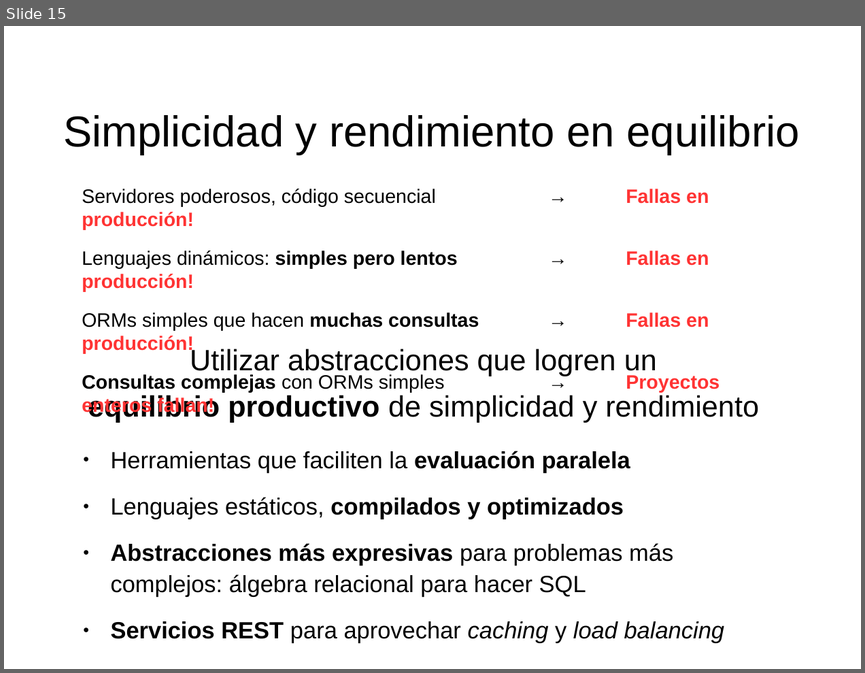
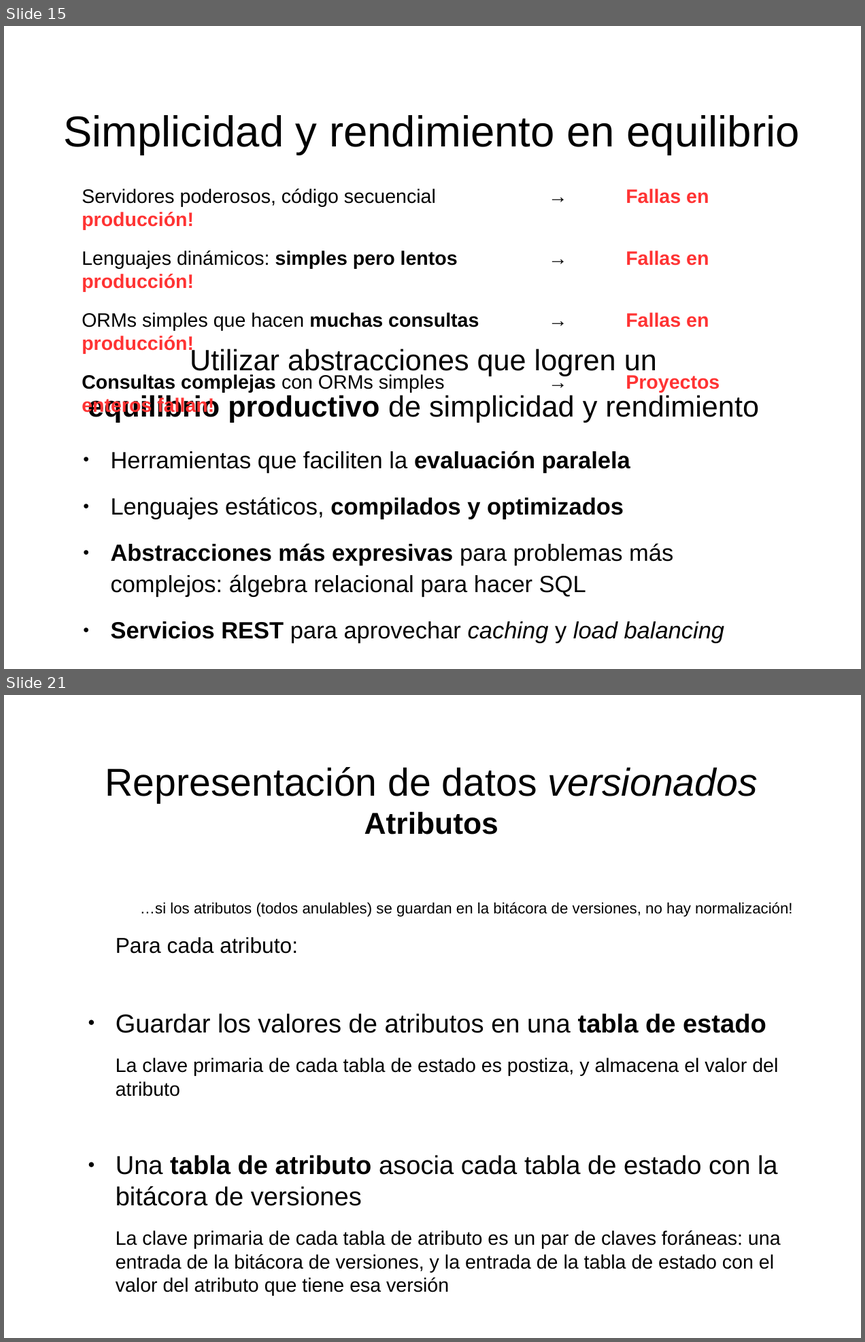
Before and after one commit to mgomezch/libro, a slide deck: láminas/láminas.odp. Shown one above the other, each under a label of ours: slide 15 before the commit, slides 15 and 21 after it; the slides between them are not shown. The pictures are 865x673 and 865x1342 pixels, drawn with LibreOffice and Linux fonts; fonts in the diff are those of the drawing. Boxes give left, top, right and bottom in pixels: in the first picture for what was removed or moved away, otherwise in the second. Text is boxed around its words. In the diff, an @@ line names an element or a change of style, - is before the commit and + after.

```diff
--- a/láminas/láminas.odp
+++ b/láminas/láminas.odp
@@ slide 21 added at [4, 695, 861, 1338], background #FFFFFF @@
@@ title added at [105, 767, 757, 834], 36 pt, text #000000 @@
+Representación de datos versionados
+Atributos
@@ text added at [116, 902, 792, 1295], 18 pt, text #000000 @@
+…si los atributos (todos anulables) se guardan en la bitácora de versiones, no hay normalización!
+Para cada atributo:
+● Guardar los valores de atributos en una tabla de estado
+La clave primaria de cada tabla de estado es postiza, y almacena el valor del atributo
+● Una tabla de atributo asocia cada tabla de estado con la bitácora de versiones
+La clave primaria de cada tabla de atributo es un par de claves foráneas: una entrada de la bitácora de versiones, y la entrada de la tabla de estado con el valor del atributo que tiene esa versión
```
Also in this commit, not shown: 1 slide changed, 8 other slides added.
